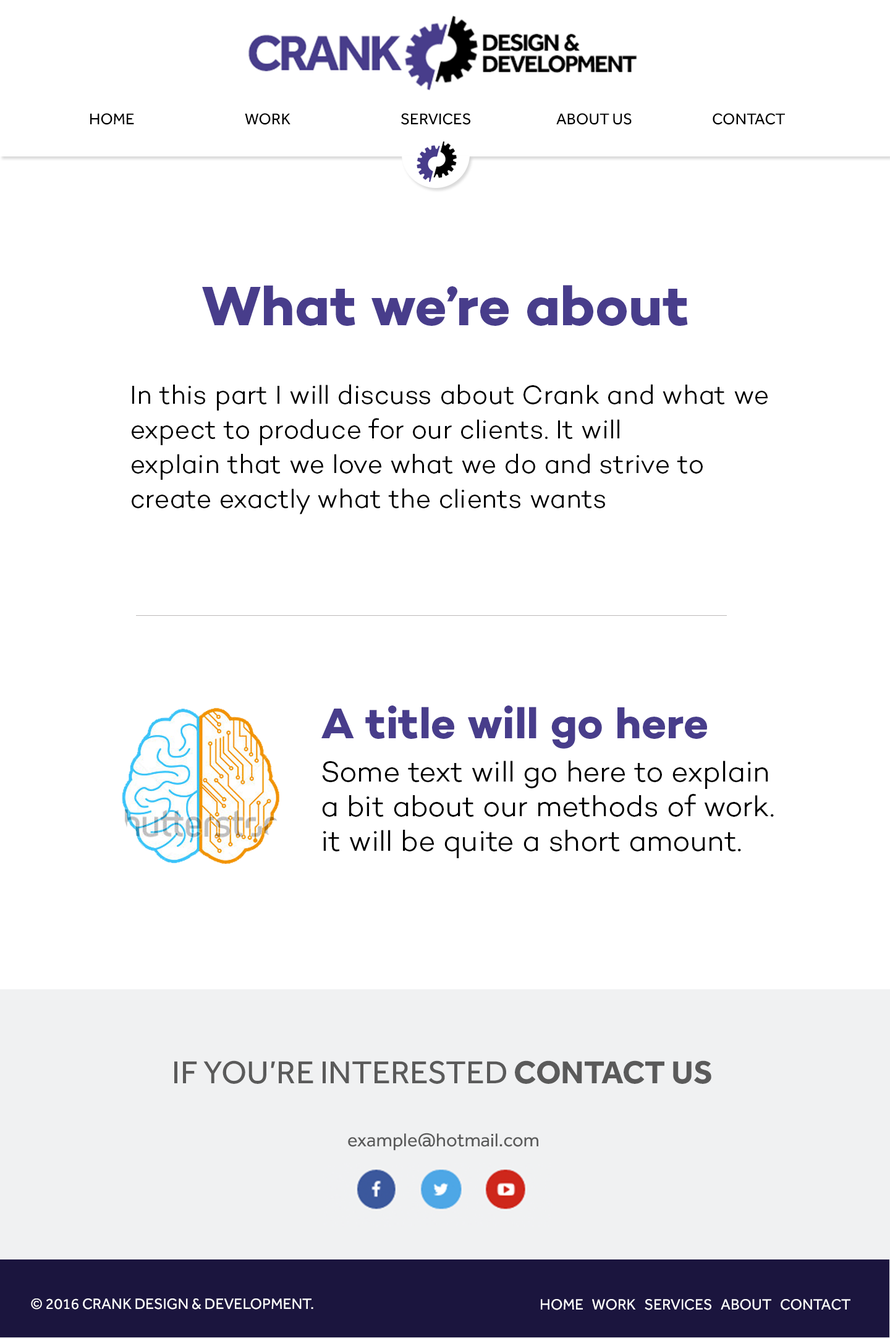
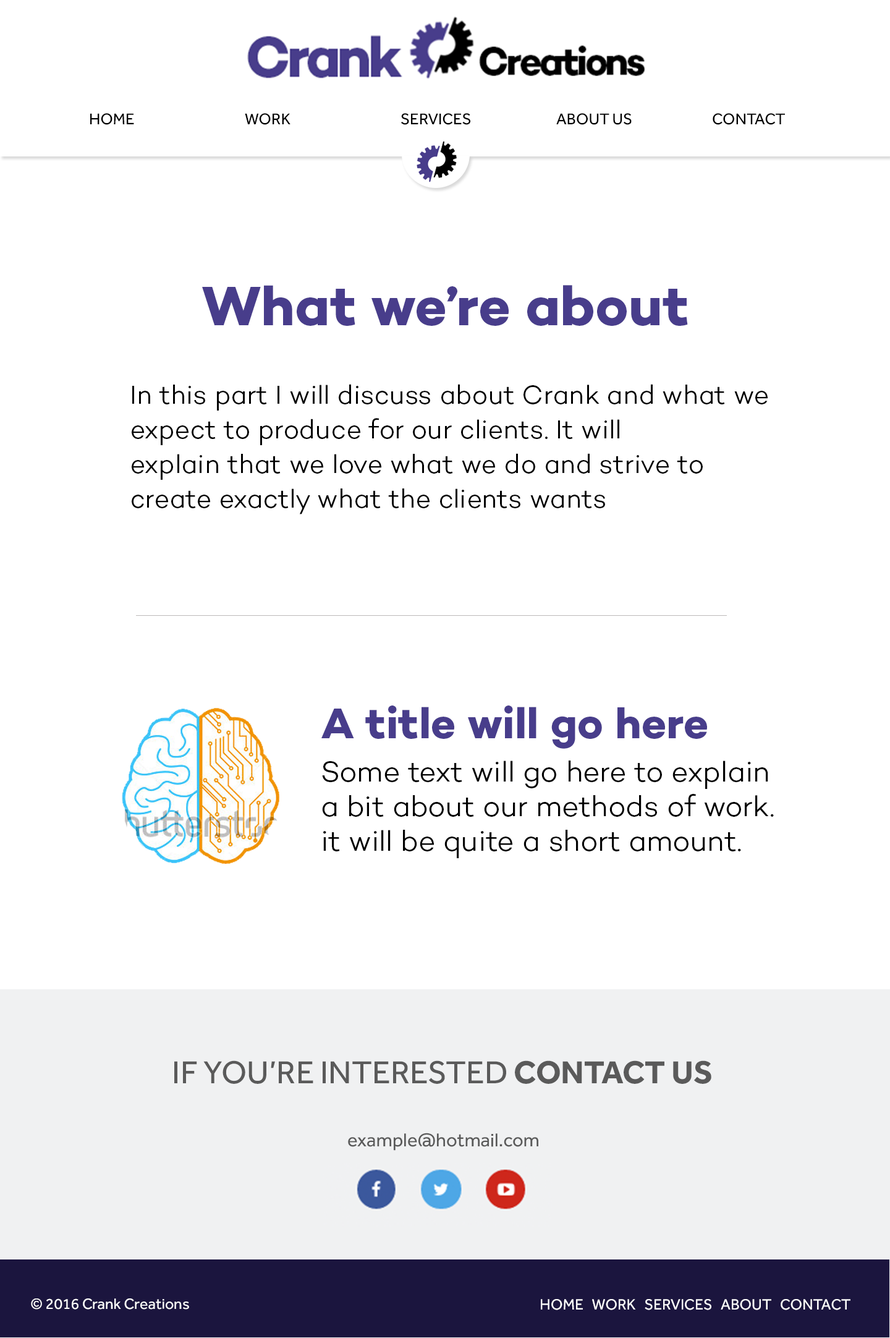
The second 890 x 1338 image is a revision of the first. Changes to its layers:
added layer "Crank creations (final maybe)" in group "navigation 1" over [246, 15, 646, 91]
renamed "© 2016 CRANK DESIGN & DEVELOPMENT." to "© 2016 Crank Creations", painted on it over [92, 1298, 314, 1310]
